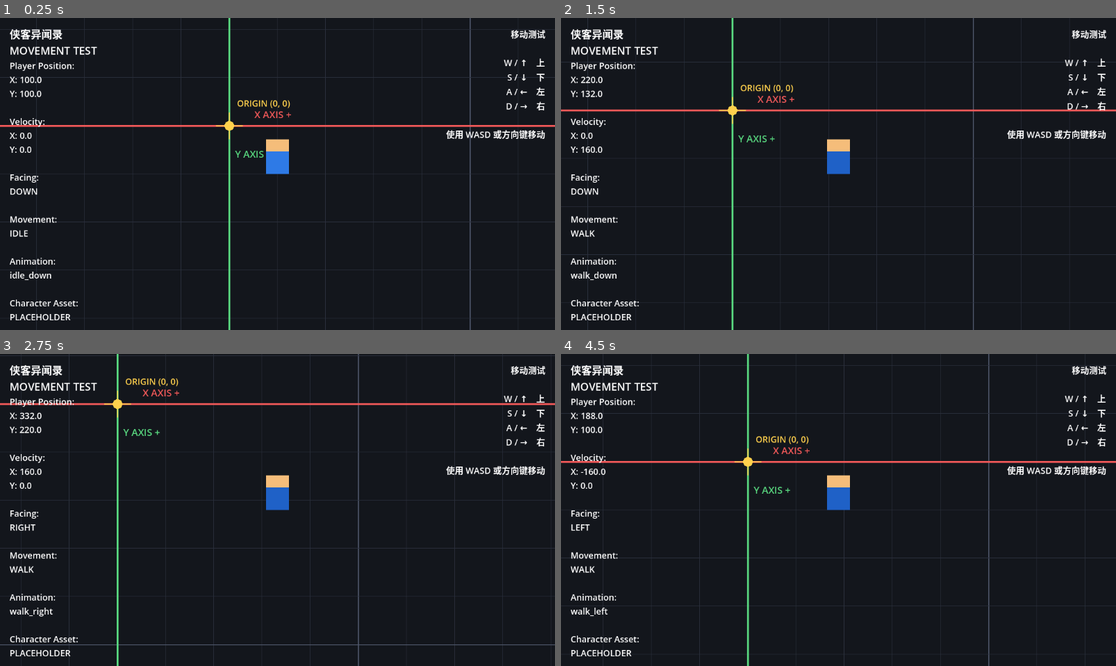
Above: before the commit, frames 1-4 (two rows, left to right).
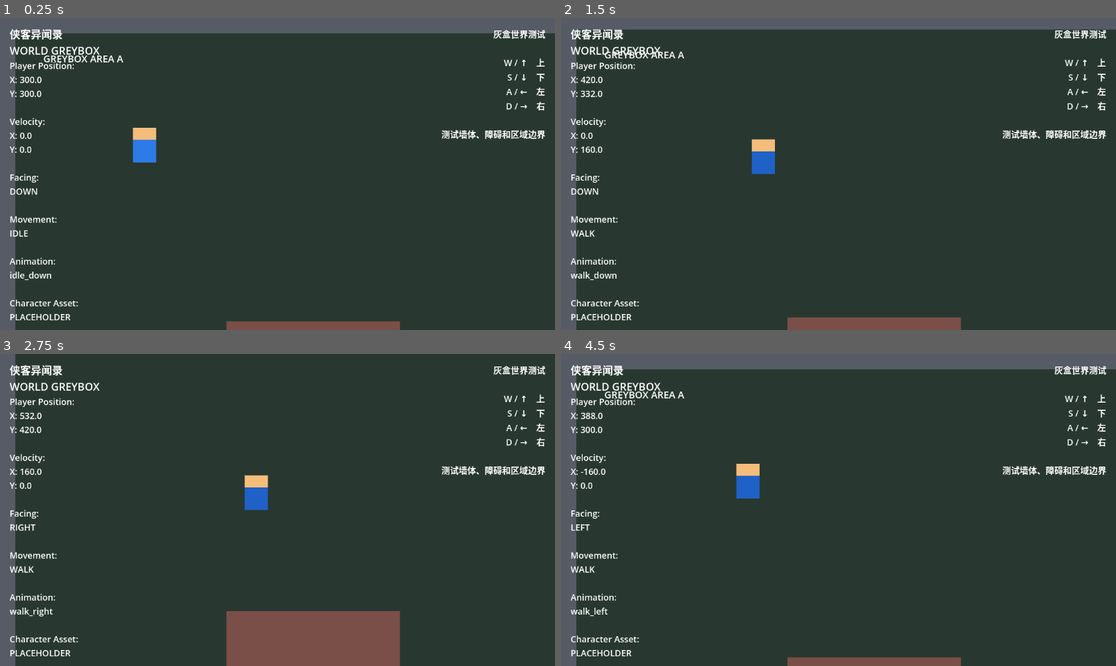
Above: after the commit, the same moments.

Repository: df1360awp/wordworld
Game: Godot game, scene res://scenes/main.tscn
Two runs of this game, one before a commit and one after it. Both use one fixed random seed, a clock stepped at 60 frames per second and the inputs below.
Inputs:
- Up to frame 1 (0.25 s): no input
- Up to frame 2 (1.5 s): tap Enter at 0.5 s; hold D (move_right) 0.53-1.28 s; hold S (move_down) from 1.28 s (still down)
- Up to frame 3 (2.75 s): release S (move_down) at 2.03 s; hold D (move_right) from 2.03 s (still down)
- Up to frame 4 (4.5 s): release D (move_right) at 2.78 s; hold W (move_up) 2.78-3.53 s; hold A (move_left) from 3.53 s (still down)

The runs differ from the first frame. In frame 1, 97% of the frame differs, in the area x 0-100%, y 0-100%; in frame 2, 97%; in frame 3, 97%; in frame 4, 97%.

Commit message:
Build 2D world greybox prototype

Diff:
--- a/scenes/main.tscn
+++ b/scenes/main.tscn
@@ -1,15 +1,14 @@
 [gd_scene load_steps=4 format=3]
 
-[ext_resource type="Script" path="res://scripts/test/test_world.gd" id="1_world"]
+[ext_resource type="PackedScene" path="res://scenes/world/greybox_world.tscn" id="1_world"]
 [ext_resource type="PackedScene" path="res://scenes/player/player.tscn" id="2_player"]
 [ext_resource type="PackedScene" path="res://ui/debug/debug_hud.tscn" id="3_debug"]
 
 [node name="Game" type="Node2D"]
 
-[node name="TestWorld" type="Node2D" parent="."]
-script = ExtResource("1_world")
+[node name="World" parent="." instance=ExtResource("1_world")]
 
 [node name="Player" parent="." instance=ExtResource("2_player")]
-position = Vector2(100, 100)
+position = Vector2(300, 300)
 
 [node name="DebugUI" parent="." instance=ExtResource("3_debug")]
--- a/scenes/player/player.tscn
+++ b/scenes/player/player.tscn
@@ -122,4 +122,8 @@
 shape = SubResource("CapsuleShape2D_player")
 
 [node name="Camera2D" type="Camera2D" parent="."]
+limit_left = 0
+limit_top = 0
+limit_right = 2400
+limit_bottom = 1600
 enabled = true
--- /dev/null
+++ b/scenes/world/greybox_world.tscn
@@ -0,0 +1,152 @@
+[gd_scene load_steps=7 format=3]
+
+[sub_resource type="RectangleShape2D" id="BoundaryHorizontal"]
+size = Vector2(2400, 64)
+
+[sub_resource type="RectangleShape2D" id="BoundaryVertical"]
+size = Vector2(64, 1600)
+
+[sub_resource type="RectangleShape2D" id="DividerSegment"]
+size = Vector2(80, 500)
+
+[sub_resource type="RectangleShape2D" id="WestObstacleShape"]
+size = Vector2(360, 260)
+
+[sub_resource type="RectangleShape2D" id="EastObstacleShape"]
+size = Vector2(340, 360)
+
+[sub_resource type="RectangleShape2D" id="SouthObstacleShape"]
+size = Vector2(500, 100)
+
+[node name="World" type="Node2D"]
+
+[node name="Ground" type="Node2D" parent="."]
+
+[node name="Base" type="Polygon2D" parent="Ground"]
+polygon = PackedVector2Array(0, 0, 2400, 0, 2400, 1600, 0, 1600)
+color = Color(0.105, 0.12, 0.14, 1)
+
+[node name="WestArea" type="Polygon2D" parent="Ground"]
+polygon = PackedVector2Array(32, 32, 1160, 32, 1160, 1568, 32, 1568)
+color = Color(0.16, 0.22, 0.19, 1)
+
+[node name="EastArea" type="Polygon2D" parent="Ground"]
+polygon = PackedVector2Array(1240, 32, 2368, 32, 2368, 1568, 1240, 1568)
+color = Color(0.17, 0.19, 0.26, 1)
+
+[node name="CentralPassage" type="Polygon2D" parent="Ground"]
+polygon = PackedVector2Array(1160, 500, 1240, 500, 1240, 1100, 1160, 1100)
+color = Color(0.28, 0.27, 0.2, 1)
+
+[node name="WestLabel" type="Label" parent="Ground"]
+offset_left = 90.0
+offset_top = 70.0
+offset_right = 360.0
+offset_bottom = 110.0
+mouse_filter = 2
+theme_override_font_sizes/font_size = 20
+text = "GREYBOX AREA A"
+
+[node name="EastLabel" type="Label" parent="Ground"]
+offset_left = 1510.0
+offset_top = 70.0
+offset_right = 1780.0
+offset_bottom = 110.0
+mouse_filter = 2
+theme_override_font_sizes/font_size = 20
+text = "GREYBOX AREA B"
+
+[node name="Collision" type="Node2D" parent="."]
+
+[node name="TopBoundary" type="StaticBody2D" parent="Collision"]
+position = Vector2(1200, 0)
+
+[node name="Visual" type="Polygon2D" parent="Collision/TopBoundary"]
+polygon = PackedVector2Array(-1200, -32, 1200, -32, 1200, 32, -1200, 32)
+color = Color(0.34, 0.36, 0.4, 1)
+
+[node name="CollisionShape2D" type="CollisionShape2D" parent="Collision/TopBoundary"]
+shape = SubResource("BoundaryHorizontal")
+
+[node name="BottomBoundary" type="StaticBody2D" parent="Collision"]
+position = Vector2(1200, 1600)
+
+[node name="Visual" type="Polygon2D" parent="Collision/BottomBoundary"]
+polygon = PackedVector2Array(-1200, -32, 1200, -32, 1200, 32, -1200, 32)
+color = Color(0.34, 0.36, 0.4, 1)
+
+[node name="CollisionShape2D" type="CollisionShape2D" parent="Collision/BottomBoundary"]
+shape = SubResource("BoundaryHorizontal")
+
+[node name="LeftBoundary" type="StaticBody2D" parent="Collision"]
+position = Vector2(0, 800)
+
+[node name="Visual" type="Polygon2D" parent="Collision/LeftBoundary"]
+polygon = PackedVector2Array(-32, -800, 32, -800, 32, 800, -32, 800)
+color = Color(0.34, 0.36, 0.4, 1)
+
+[node name="CollisionShape2D" type="CollisionShape2D" parent="Collision/LeftBoundary"]
+shape = SubResource("BoundaryVertical")
+
+[node name="RightBoundary" type="StaticBody2D" parent="Collision"]
+position = Vector2(2400, 800)
+
+[node name="Visual" type="Polygon2D" parent="Collision/RightBoundary"]
+polygon = PackedVector2Array(-32, -800, 32, -800, 32, 800, -32, 800)
+color = Color(0.34, 0.36, 0.4, 1)
+
+[node name="CollisionShape2D" type="CollisionShape2D" parent="Collision/RightBoundary"]
+shape = SubResource("BoundaryVertical")
+
+[node name="DividerTop" type="StaticBody2D" parent="Collision"]
+position = Vector2(1200, 250)
+
+[node name="Visual" type="Polygon2D" parent="Collision/DividerTop"]
+polygon = PackedVector2Array(-40, -250, 40, -250, 40, 250, -40, 250)
+color = Color(0.42, 0.38, 0.3, 1)
+
+[node name="CollisionShape2D" type="CollisionShape2D" parent="Collision/DividerTop"]
+shape = SubResource("DividerSegment")
+
+[node name="DividerBottom" type="StaticBody2D" parent="Collision"]
+position = Vector2(1200, 1350)
+
+[node name="Visual" type="Polygon2D" parent="Collision/DividerBottom"]
+polygon = PackedVector2Array(-40, -250, 40, -250, 40, 250, -40, 250)
+color = Color(0.42, 0.38, 0.3, 1)
+
+[node name="CollisionShape2D" type="CollisionShape2D" parent="Collision/DividerBottom"]
+shape = SubResource("DividerSegment")
+
+[node name="WestObstacle" type="StaticBody2D" parent="Collision"]
+position = Vector2(650, 760)
+
+[node name="Visual" type="Polygon2D" parent="Collision/WestObstacle"]
+polygon = PackedVector2Array(-180, -130, 180, -130, 180, 130, -180, 130)
+color = Color(0.48, 0.31, 0.28, 1)
+
+[node name="CollisionShape2D" type="CollisionShape2D" parent="Collision/WestObstacle"]
+shape = SubResource("WestObstacleShape")
+
+[node name="EastObstacle" type="StaticBody2D" parent="Collision"]
+position = Vector2(1760, 820)
+
+[node name="Visual" type="Polygon2D" parent="Collision/EastObstacle"]
+polygon = PackedVector2Array(-170, -180, 170, -180, 170, 180, -170, 180)
+color = Color(0.29, 0.39, 0.5, 1)
+
+[node name="CollisionShape2D" type="CollisionShape2D" parent="Collision/EastObstacle"]
+shape = SubResource("EastObstacleShape")
+
+[node name="SouthObstacle" type="StaticBody2D" parent="Collision"]
+position = Vector2(600, 1270)
+
+[node name="Visual" type="Polygon2D" parent="Collision/SouthObstacle"]
+polygon = PackedVector2Array(-250, -50, 250, -50, 250, 50, -250, 50)
+color = Color(0.39, 0.34, 0.46, 1)
+
+[node name="CollisionShape2D" type="CollisionShape2D" parent="Collision/SouthObstacle"]
+shape = SubResource("SouthObstacleShape")
+
+[node name="SpawnPoint" type="Marker2D" parent="."]
+position = Vector2(300, 300)
--- a/scripts/test/debug_hud.gd
+++ b/scripts/test/debug_hud.gd
@@ -14,6 +14,7 @@
 		"move_up",
 		"move_down"
 	)
+	var collision_state := "BLOCKED" if player.get_slide_collision_count() > 0 else "CLEAR"
 
 	stats_label.text = (
 		"Player Position:\n"
@@ -26,6 +27,8 @@
 		+ "Movement:\n%s\n\n" % player.get_movement_name()
 		+ "Animation:\n%s\n\n" % player.get_current_animation_name()
 		+ "Character Asset:\n%s\n\n" % player.get_character_asset_status()
+		+ "Map Area:\nTEST_WORLD\n\n"
+		+ "Collision:\n%s\n\n" % collision_state
 		+ "Input:\n%s\n\n" % _get_input_name(input_vector)
 		+ "Speed:\n%.0f" % player.move_speed
 	)
--- a/ui/debug/debug_hud.tscn
+++ b/ui/debug/debug_hud.tscn
@@ -12,16 +12,16 @@
 offset_bottom = 70.0
 mouse_filter = 2
 theme_override_font_sizes/font_size = 22
-text = "侠客异闻录\nMOVEMENT TEST"
+text = "侠客异闻录\nWORLD GREYBOX"
 
 [node name="StatsLabel" type="Label" parent="."]
 offset_left = 20.0
 offset_top = 86.0
 offset_right = 340.0
-offset_bottom = 580.0
+offset_bottom = 640.0
 mouse_filter = 2
 theme_override_font_sizes/font_size = 18
-text = "Player Position:\nX: 0\nY: 0\n\nVelocity:\nX: 0\nY: 0\n\nFacing:\nDOWN\n\nMovement:\nIDLE\n\nAnimation:\nidle_down\n\nCharacter Asset:\nPLACEHOLDER\n\nInput:\nNONE\n\nSpeed:\n160"
+text = "Player Position:\nX: 0\nY: 0\n\nVelocity:\nX: 0\nY: 0\n\nFacing:\nDOWN\n\nMovement:\nIDLE\n\nAnimation:\nidle_down\n\nCharacter Asset:\nPLACEHOLDER\n\nMap Area:\nTEST_WORLD\n\nCollision:\nCLEAR\n\nInput:\nNONE\n\nSpeed:\n160"
 
 [node name="HelpLabel" type="Label" parent="."]
 offset_left = 842.0
@@ -30,5 +30,5 @@
 offset_bottom = 240.0
 mouse_filter = 2
 theme_override_font_sizes/font_size = 18
-text = "移动测试\n\nW / ↑    上\nS / ↓    下\nA / ←    左\nD / →    右\n\n使用 WASD 或方向键移动"
+text = "灰盒世界测试\n\nW / ↑    上\nS / ↓    下\nA / ←    左\nD / →    右\n\n测试墙体、障碍和区域边界"
 horizontal_alignment = 2
